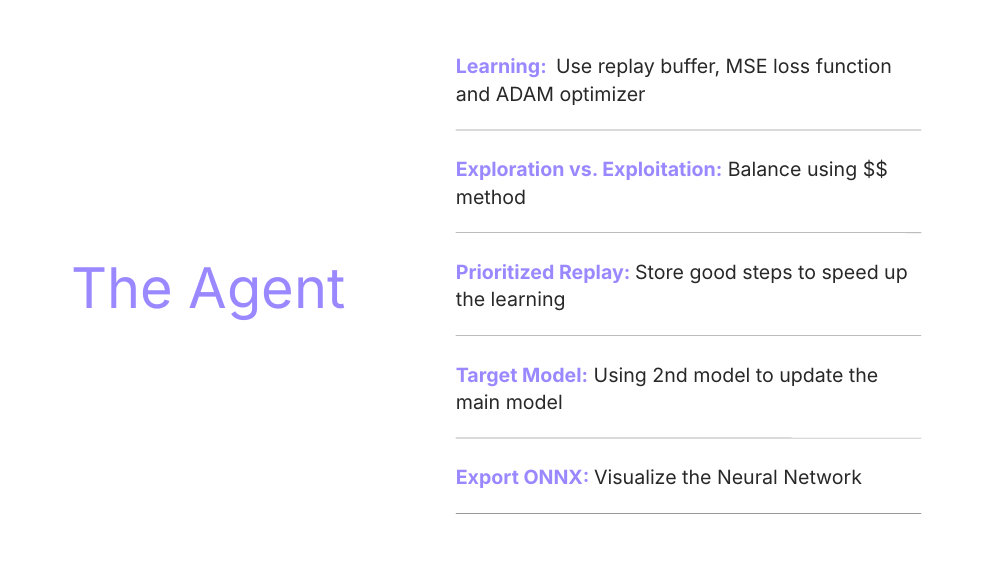
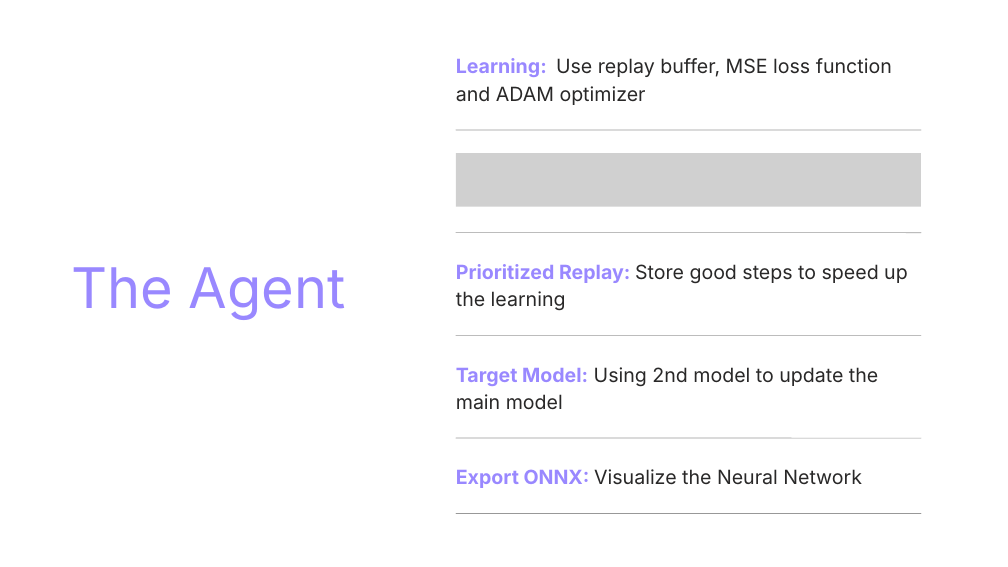
Before and after one commit to Dekel23/Sokoban-DRL, a slide deck: slide 12 of presentation.pptx. Drawn at 1008x567 pixels with LibreOffice and Linux fonts; fonts in the diff are those of the drawing; grey boxes stand for pictures. Boxes give left, top, right and bottom in pixels: in the first picture for what was removed or moved away, otherwise in the second. Text is boxed around its words. In the diff, an @@ line names an element or a change of style, - is before the commit and + after.

```diff
--- a/presentation.pptx
+++ b/presentation.pptx
@@ text removed at box(456, 161, 857, 205) @@
-Exploration vs. Exploitation: Balance using $$ method
@@ picture added at box(456, 153, 921, 207) @@
```
Also in this commit, not shown: 1 other slide changed, 8 other files.
